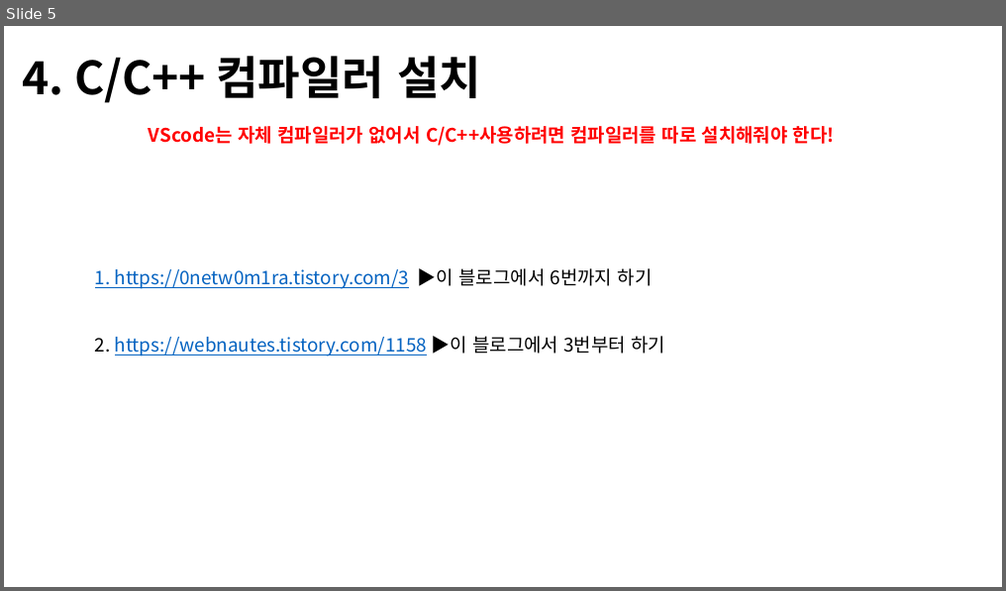
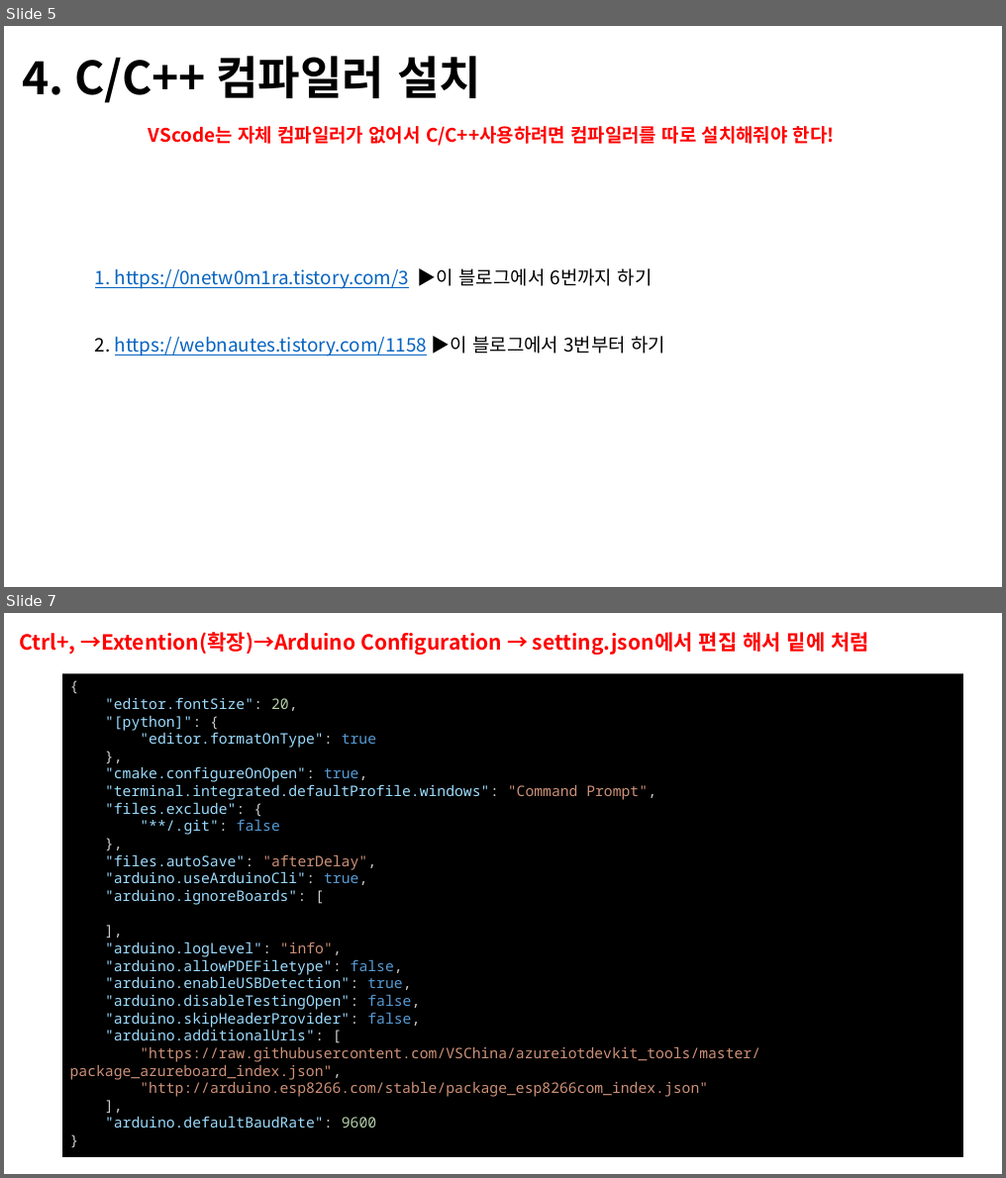
Before and after one commit to SILO-KSH/SILO-KSH, a slide deck: GitHub&VSCode&Arduino/Vscode아두이노.pptx. Shown one above the other, each under a label of ours: slide 5 before the commit, slides 5 and 7 after it; the slides between them are not shown. The pictures are 1006x591 and 1006x1178 pixels, drawn with LibreOffice and Linux fonts; fonts in the diff are those of the drawing. Boxes give left, top, right and bottom in pixels: in the first picture for what was removed or moved away, otherwise in the second. Text is boxed around its words. In the diff, an @@ line names an element or a change of style, - is before the commit and + after.

```diff
--- a/GitHub&VSCode&Arduino/Vscode아두이노.pptx
+++ b/GitHub&VSCode&Arduino/Vscode아두이노.pptx
@@ slide 7 added at (4,613,1002,1174), background #FFFFFF @@
@@ text added at (20,632,870,655), 20 pt, text #FF0000, bold @@
+Ctrl+, →Extention(확장)→Arduino Configuration → setting.json에서 편집 해서 밑에 처럼
@@ rectangle added at (62,673,963,1157), fill #000000, 14 pt, text #9CDCFE @@
+{
+"editor.fontSize": 20,
+"[python]": {
+"editor.formatOnType": true
+},
+"cmake.configureOnOpen": true,
+"terminal.integrated.defaultProfile.windows": "Command Prompt",
+"files.exclude": {
+"**/.git": false
+},
+"files.autoSave": "afterDelay",
+"arduino.useArduinoCli": true,
+"arduino.ignoreBoards": [
+],
+"arduino.logLevel": "info",
+"arduino.allowPDEFiletype": false,
+"arduino.enableUSBDetection": true,
+"arduino.disableTestingOpen": false,
+"arduino.skipHeaderProvider": false,
+"arduino.additionalUrls": [
+"https://raw.githubusercontent.com/VSChina/azureiotdevkit_tools/master/package_azureboard_index.json",
+"http://arduino.esp8266.com/stable/package_esp8266com_index.json"
+],
+"arduino.defaultBaudRate": 9600
+}
```
Also in this commit, not shown: 1 slide changed, 5 other slides added, 1 slide removed, 1 other file.
